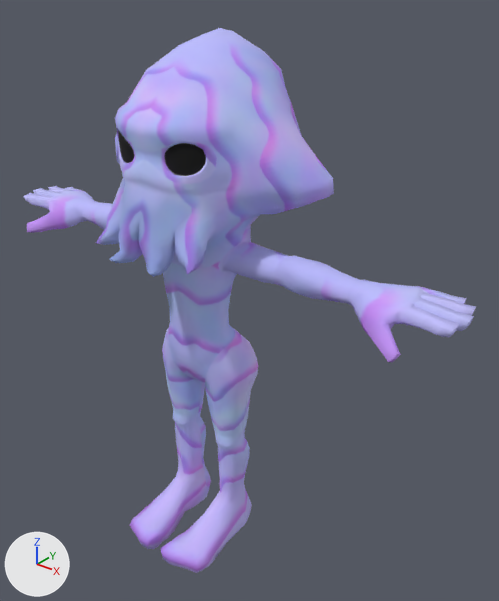
The FBX model Assets/Artwork/Raw/Inkling/Player00_Hlf/Player00_Hlf.fbx, before and after one commit.
One viewpoint serves both versions: a camera (50 mm lens) standing at (0.0364, -0.0395, 0.0497) and looking at (0.003, 0.0023, 0.0237). The axes (+X, +Y, +Z) are drawn at lower left. The lights are the same throughout. Where no turn or scale is listed for an object, it has been applied to the vertices.

The first picture shows 'Body_Model__M_Body', 'Eyelids_Model__M_Eyelids'.
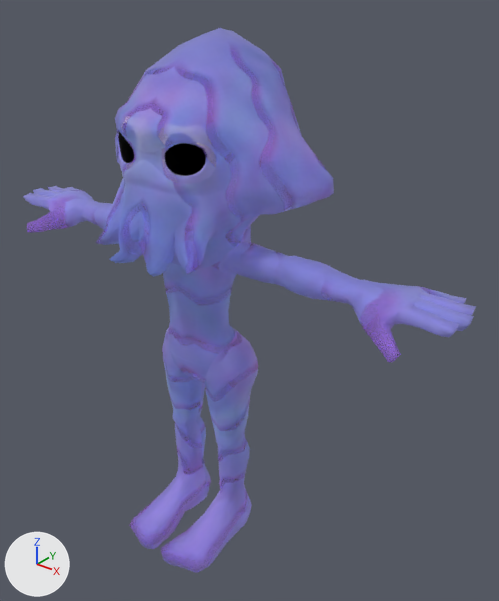
The change, as a diff of the scene's bpy script:
```diff
--- a/Assets/Artwork/Raw/Inkling/Player00_Hlf/Player00_Hlf.fbx.py
+++ b/Assets/Artwork/Raw/Inkling/Player00_Hlf/Player00_Hlf.fbx.py
@@ mat_m_body @@
 n0 = _N.new('ShaderNodeBsdfPrincipled'); n0.name = 'Principled BSDF'
+n0.inputs[1].default_value = 1.0  # 'Metallic'
 n0.inputs[2].default_value = 0.859  # 'Roughness'
@@ mat_m_body @@
 n3.image = img_m_body_nrm_png
+n5 = _N.new('ShaderNodeTexImage'); n5.name = 'Image Texture.002'
+n5.image = img_m_body_nrm_png
 n4 = _N.new('ShaderNodeNormalMap'); n4.name = 'Normal Map'
@@ mat_m_body @@
 n3 = _N.new('ShaderNodeTexImage'); n3.name = 'Image Texture.001'
 _L.new(n2.outputs[0], n0.inputs[0])  # 'Color' to 'Base Color'
-_L.new(n3.outputs[0], n4.inputs[1])  # 'Color' to 'Color'
 _L.new(n4.outputs[0], n0.inputs[5])  # 'Normal' to 'Normal'
 _L.new(n0.outputs[0], n1.inputs[0])  # 'BSDF' to 'Surface'
+_L.new(n3.outputs[0], n0.inputs[4])  # 'Color' to 'Alpha'
+_L.new(n5.outputs[0], n4.inputs[1])  # 'Color' to 'Color'
```

Location of each change, [x1, y1, x2, y2] in pixels of the pictures (499 x 601 px):
'Body_Model__M_Body', surface changed: [23, 28, 476, 573] in both
